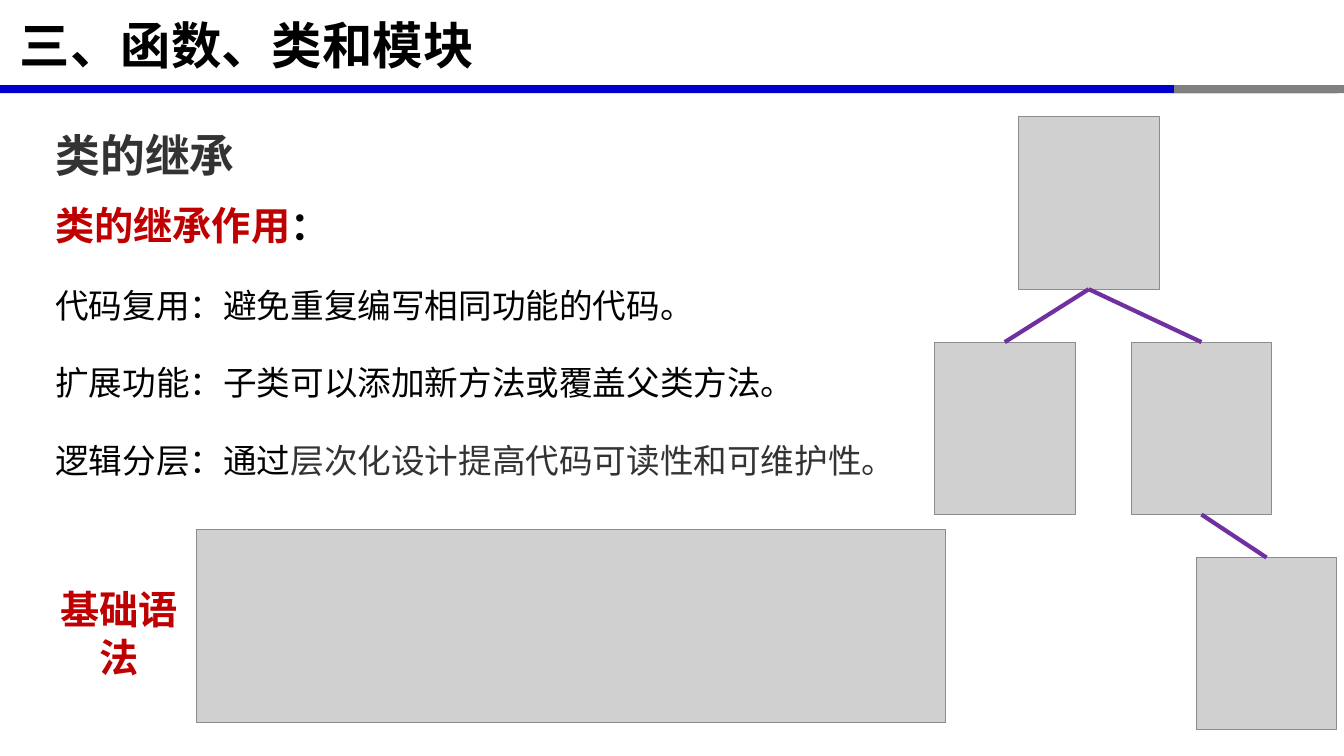
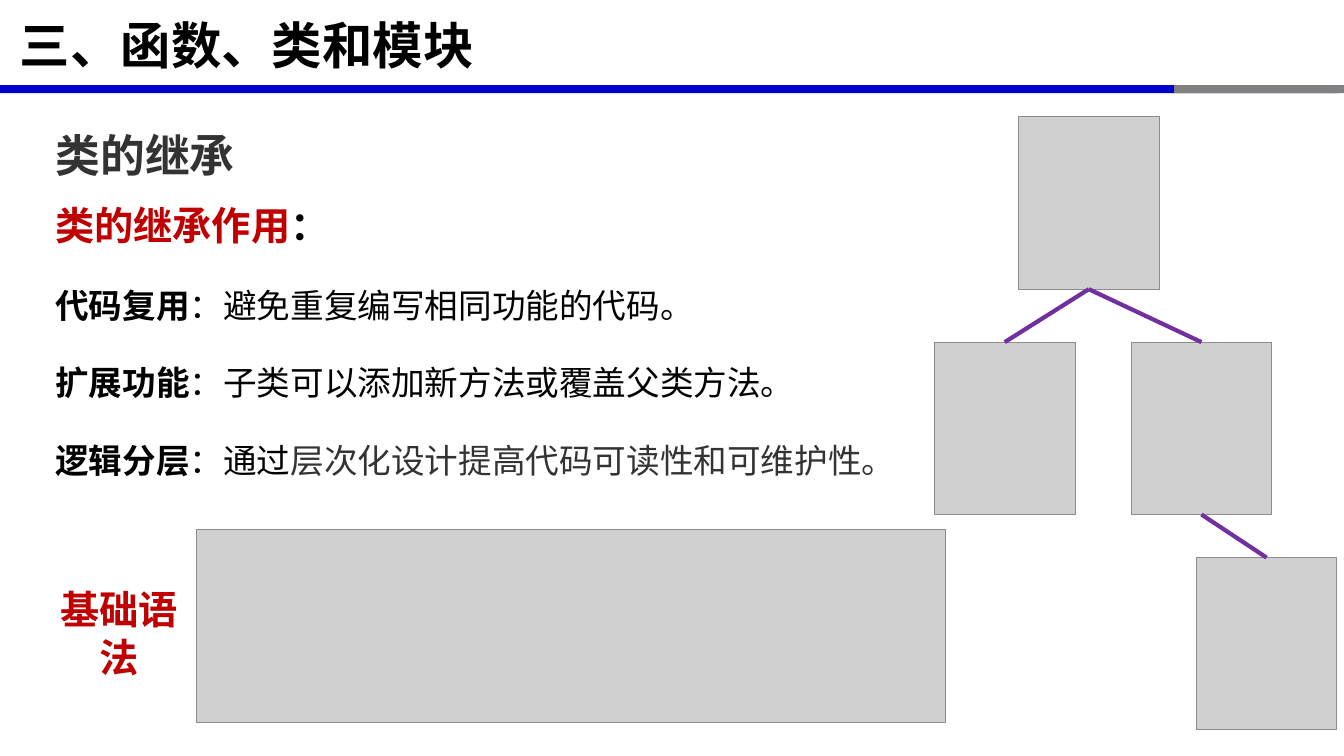
Before and after one commit to xinluo2018/rs-data-processing, a slide deck: slide 14 of 第3章-面向对象程序设计/第3章-面向对象程序设计.pptx. Drawn at 1344x756 pixels with LibreOffice and Linux fonts; fonts in the diff are those of the drawing; grey boxes stand for pictures. Boxes give left, top, right and bottom in pixels: in the first picture for what was removed or moved away, otherwise in the second. Text is boxed around its words. In the diff, an @@ line names an element or a change of style, - is before the commit and + after.

```diff
--- a/第3章-面向对象程序设计/第3章-面向对象程序设计.pptx
+++ b/第3章-面向对象程序设计/第3章-面向对象程序设计.pptx
@@ text at <box>55,289,895,477</box>: bold on in "代码复用：避免重复编写相同功能的代码。", "扩展功能：子类可以添加新方法或覆盖父类方法。", "逻辑分层：通过层次化设计提高代码可读性和可维护性。" @@
```
Also in this commit, not shown: 6 other slides changed, 1 slide removed, 11 other files.
